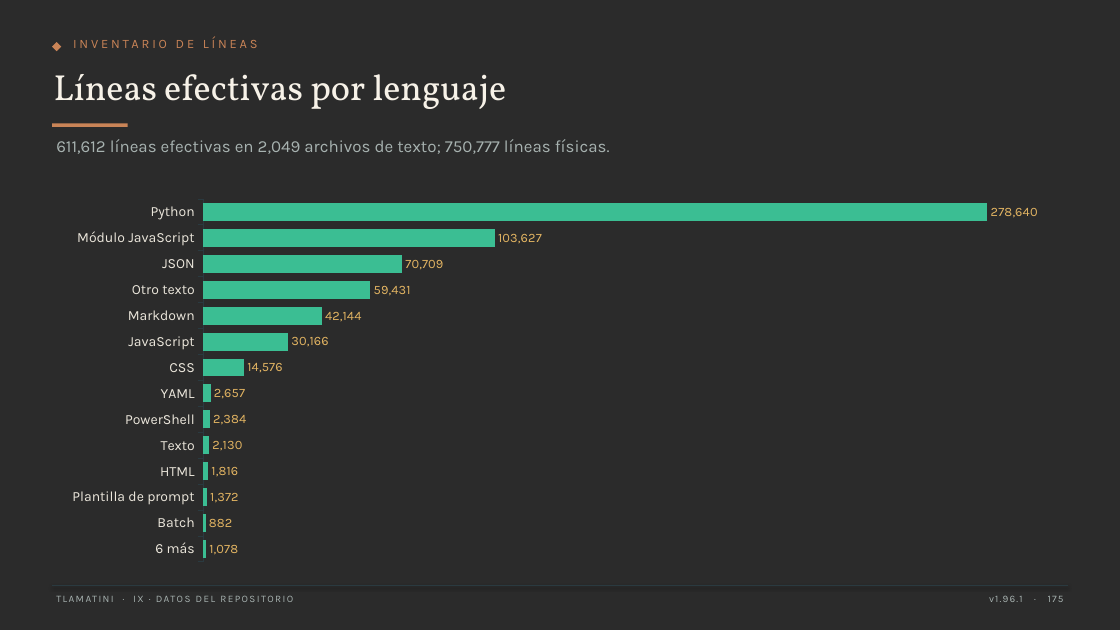
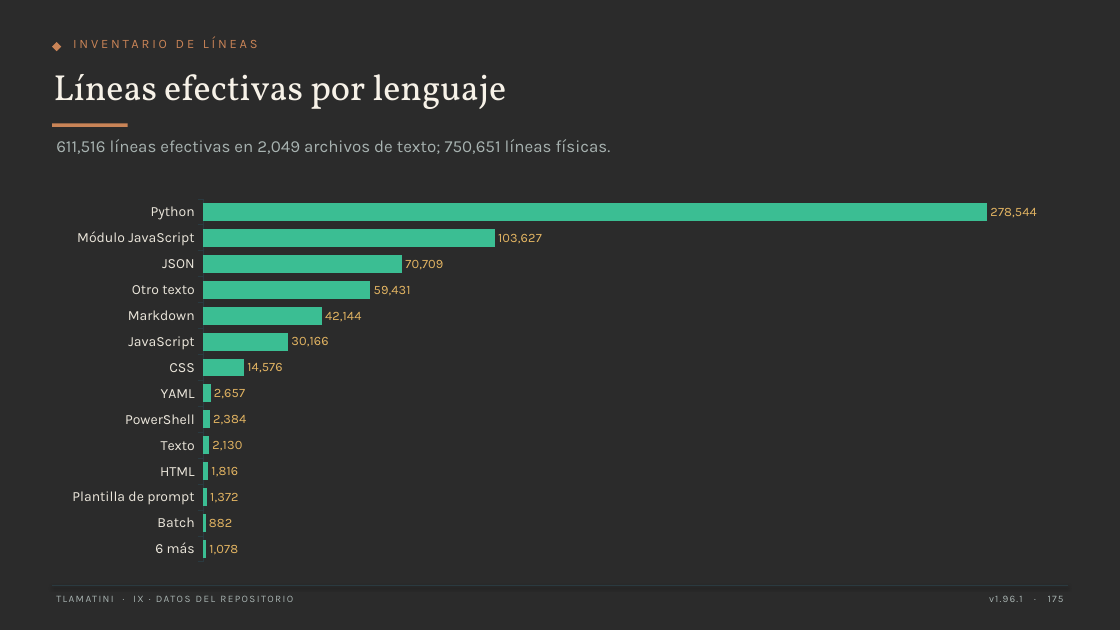
Before and after one commit to XAIHT/Tlamatini-Spanish, a slide deck: slide 175 of Tlamatini_eXtended_Artificial_Intelligence_Humanly_Tempered.pptx. Drawn at 1120x630 pixels with LibreOffice and Linux fonts; fonts in the diff are those of the drawing; background and template pictures are left out; a plain dark background stands for a picture behind light text. Boxes give left, top, right and bottom in pixels: in the first picture for what was removed or moved away, otherwise in the second. Text is boxed around its words. In the diff, an @@ line names an element or a change of style, - is before the commit and + after.

```diff
--- a/Tlamatini_eXtended_Artificial_Intelligence_Humanly_Tempered.pptx
+++ b/Tlamatini_eXtended_Artificial_Intelligence_Humanly_Tempered.pptx
@@ text at [56,139,611,154]: text changed @@
-611,612 líneas efectivas en 2,049 archivos de texto; 750,777 líneas físicas.
+611,516 líneas efectivas en 2,049 archivos de texto; 750,651 líneas físicas.
@@ bar chart at [52,192,1068,570] @@
@@ Series 1, Python: 278640 to 278544 @@
```
Also in this commit, not shown: 34 other slides changed, 2 other files.
